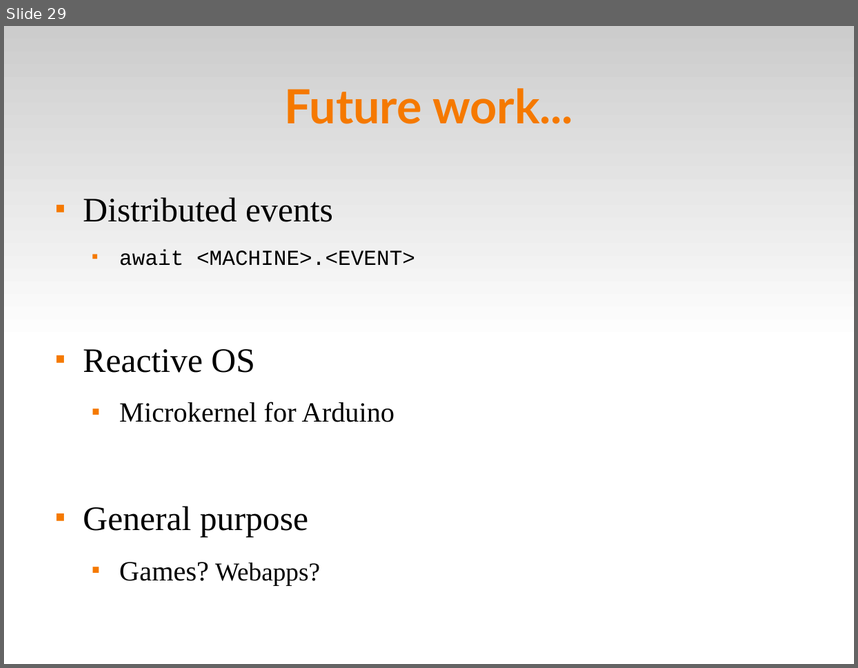
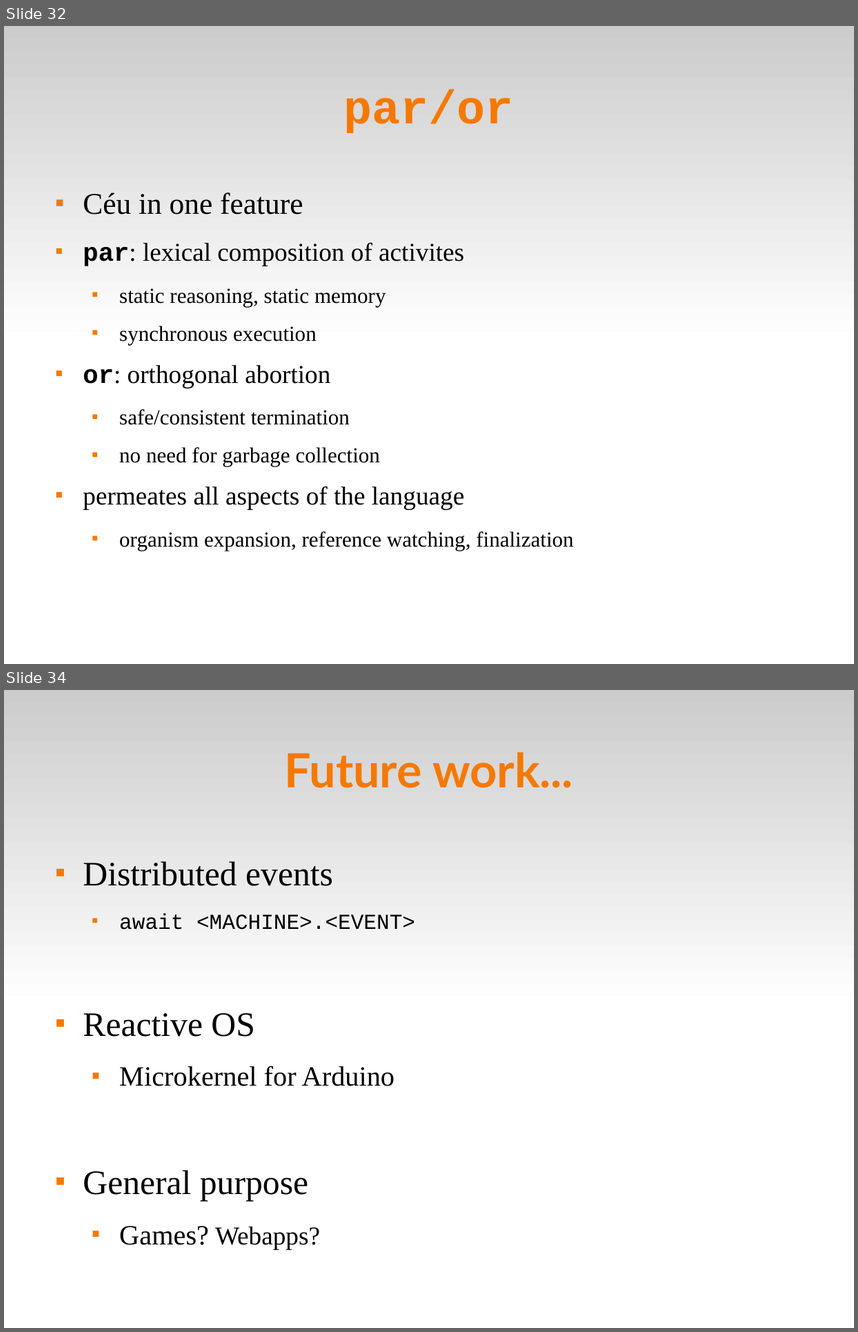
Before and after one commit to fsantanna-no/ceu-docs, a slide deck: ceu_seminarios.odp. Shown one above the other, each under a label of ours: slide 29 before the commit, slides 32 and 34 after it; the slides between them are not shown. The pictures are 858x668 and 858x1332 pixels, drawn with LibreOffice and Linux fonts; fonts in the diff are those of the drawing. Boxes give left, top, right and bottom in pixels: in the first picture for what was removed or moved away, otherwise in the second. Text is boxed around its words. In the diff, an @@ line names an element or a change of style, - is before the commit and + after.

```diff
--- a/ceu_seminarios.odp
+++ b/ceu_seminarios.odp
@@ slide 32 added at <box>4,26,854,664</box>, background #FFFFFF; not listed: 1 template element that a slide beside it also shows @@
@@ title added at <box>344,89,514,133</box>, 44 pt, text #F57900, bold @@
+par/or
@@ text added at <box>83,192,573,550</box>, 20 pt, text #000000 @@
+■ Céu in one feature
+■ par: lexical composition of activites
+  ■ static reasoning, static memory
+  ■ synchronous execution
+■ or: orthogonal abortion
+  ■ safe/consistent termination
+  ■ no need for garbage collection
+■ permeates all aspects of the language
+  ■ organism expansion, reference watching, finalization
@@ what was slide 29 is now slide 34 @@
```
Also in this commit, not shown: 5 slides changed, 45 other slides added, 16 slides removed, 1 other file.
